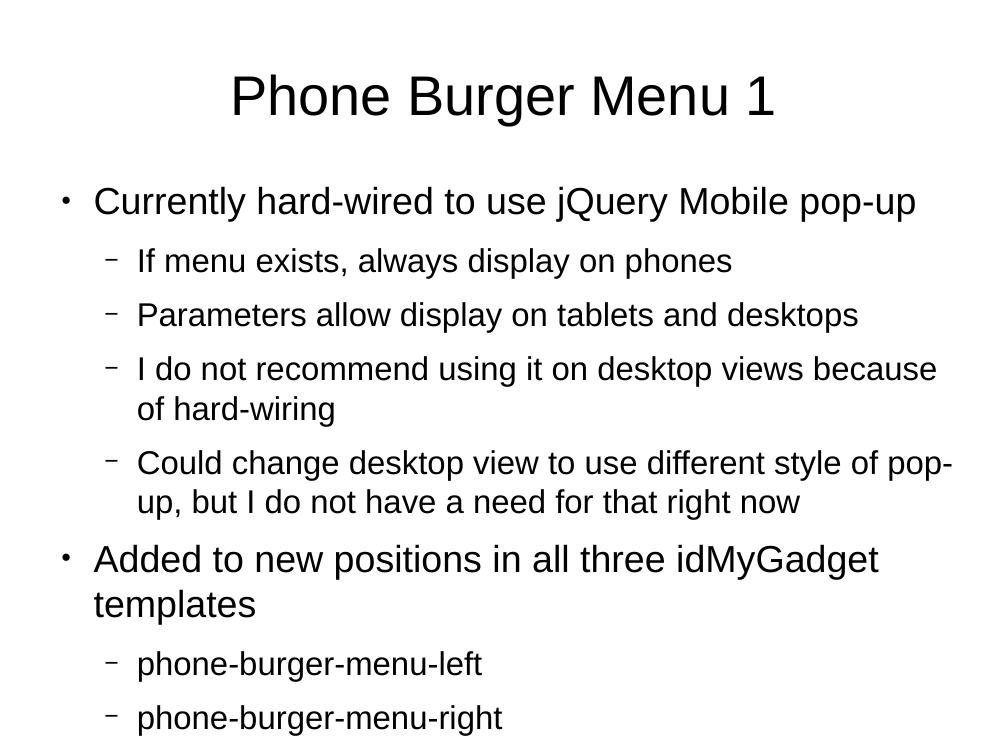
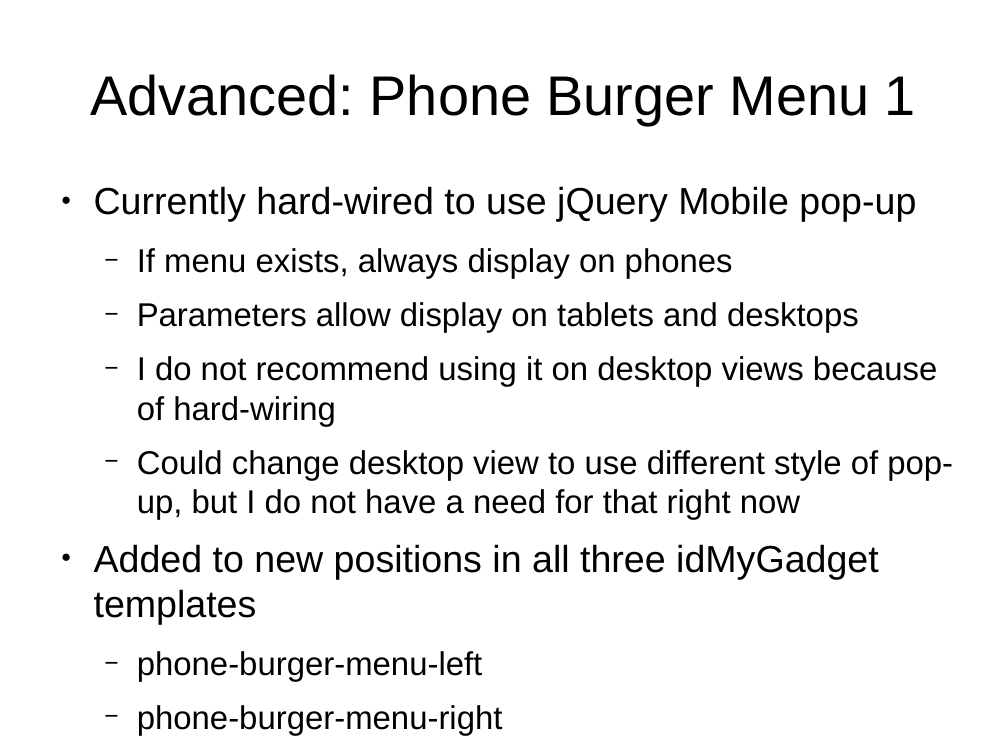
Before and after one commit to tomwhartung/jmws_accoutrements, a slide deck: slide 18 of presentations/2015_09-Joomla/Device_Detection-In_Protostar_and_Beez3.odp (slide 15 before the commit). Drawn at 1008x756 pixels with LibreOffice and Linux fonts; fonts in the diff are those of the drawing. Boxes give left, top, right and bottom in pixels: in the first picture for what was removed or moved away, otherwise in the second. Text is boxed around its words. In the diff, an @@ line names an element or a change of style, - is before the commit and + after.

```diff
--- a/presentations/2015_09-Joomla/Device_Detection-In_Protostar_and_Beez3.odp
+++ b/presentations/2015_09-Joomla/Device_Detection-In_Protostar_and_Beez3.odp
@@ title at (90,74,916,125): text changed @@
-Phone Burger Menu 1
+Advanced: Phone Burger Menu 1
```
Also in this commit, not shown: 3 other slides changed, 5 slides added, 1 slide removed.
